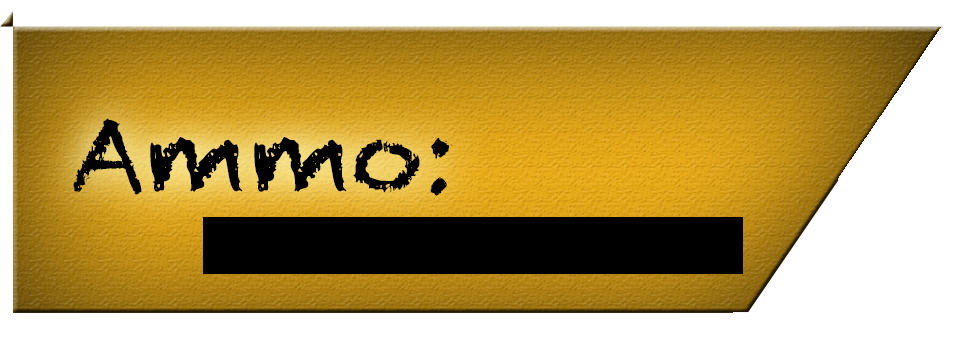
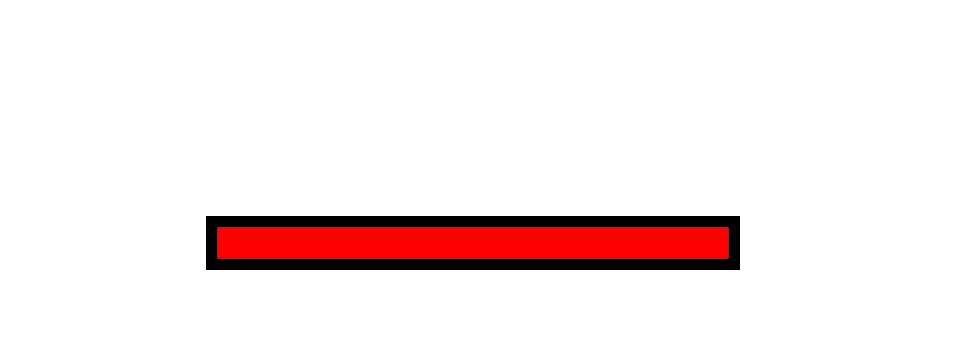
The second 963x342 image is a revision of the first. Changes to its layers:
added layer "Rectangle 1" above "Layer 1" over left=206, top=216, right=740, bottom=259
hid "Layer 1" over left=0, top=11, right=943, bottom=313
